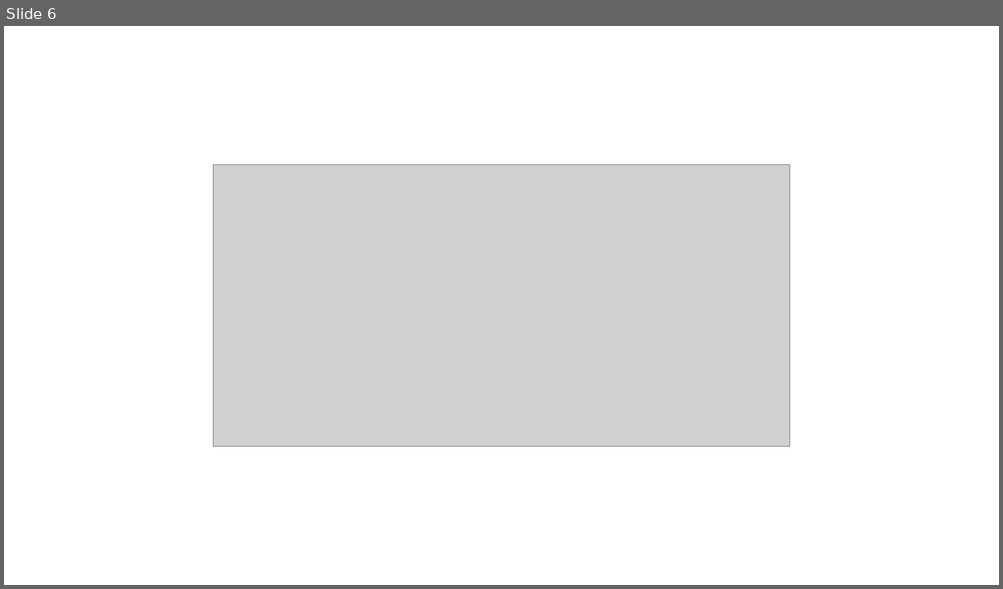
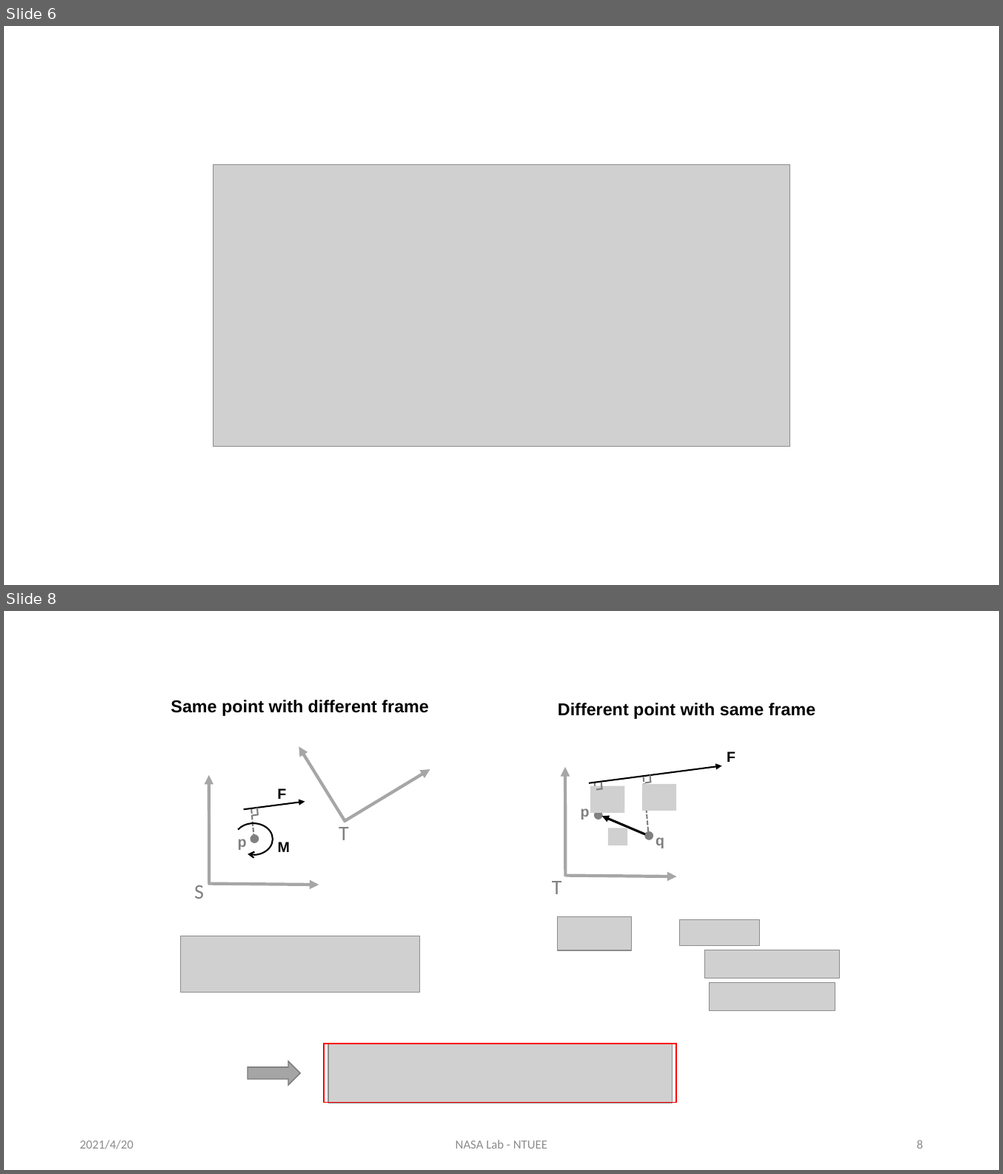
Before and after one commit to yichan0428/MS_thesis, a slide deck: 009YiChan/Chan's thesis/Images/Original/ppt.pptx. Shown one above the other, each under a label of ours: slide 6 before the commit, slides 6 and 8 after it; the slides between them are not shown. The pictures are 1003x589 and 1003x1174 pixels, drawn with LibreOffice and Linux fonts; fonts in the diff are those of the drawing; grey boxes stand for pictures. Boxes give left, top, right and bottom in pixels: in the first picture for what was removed or moved away, otherwise in the second. Text is boxed around its words. In the diff, an @@ line names an element or a change of style, - is before the commit and + after.

```diff
--- a/009YiChan/Chan's thesis/Images/Original/ppt.pptx
+++ b/009YiChan/Chan's thesis/Images/Original/ppt.pptx
@@ slide 8 added at box(4, 611, 999, 1170), background #FFFFFF @@
@@ text added at box(170, 700, 428, 716), 16.6 pt, text #000000, bold @@
+Same point with different frame
@@ text added at box(558, 703, 815, 719), 16.6 pt, text #000000, bold @@
+Different point with same frame
@@ group added at box(552, 752, 735, 894): 6 lines, 4 arrows, 4 texts, 3 pictures, 2 ellipses @@
+p
+q
+F
+T
@@ group added at box(194, 747, 430, 899): 5 arrows, 5 texts, 3 lines, 1 ellipse, 1 arc (boxed as its full ellipse) @@
+p
+F
+M
+S
+T
@@ picture added at box(557, 917, 632, 951) @@
@@ picture added at box(679, 920, 759, 945) @@
@@ picture added at box(181, 937, 420, 992) @@
@@ picture added at box(705, 951, 839, 979) @@
@@ picture added at box(709, 982, 835, 1011) @@
@@ rectangle added at box(324, 1044, 676, 1102), outline #FF0000 1 pt @@
@@ picture added at box(329, 1045, 671, 1103) @@
@@ right arrow added at box(247, 1062, 299, 1085), fill #A5A5A5, outline #7A7A7A 1 pt @@
@@ text added at box(79, 1140, 133, 1150), 12 pt, text #8C8C8C @@
+2021/4/20
@@ text added at box(455, 1140, 547, 1149), 12 pt, text #8C8C8C @@
+NASA Lab - NTUEE
@@ page number added at box(916, 1140, 922, 1149), 12 pt, text #8C8C8C @@
+8
```
Also in this commit, not shown: 1 other slide added, 28 other files.
